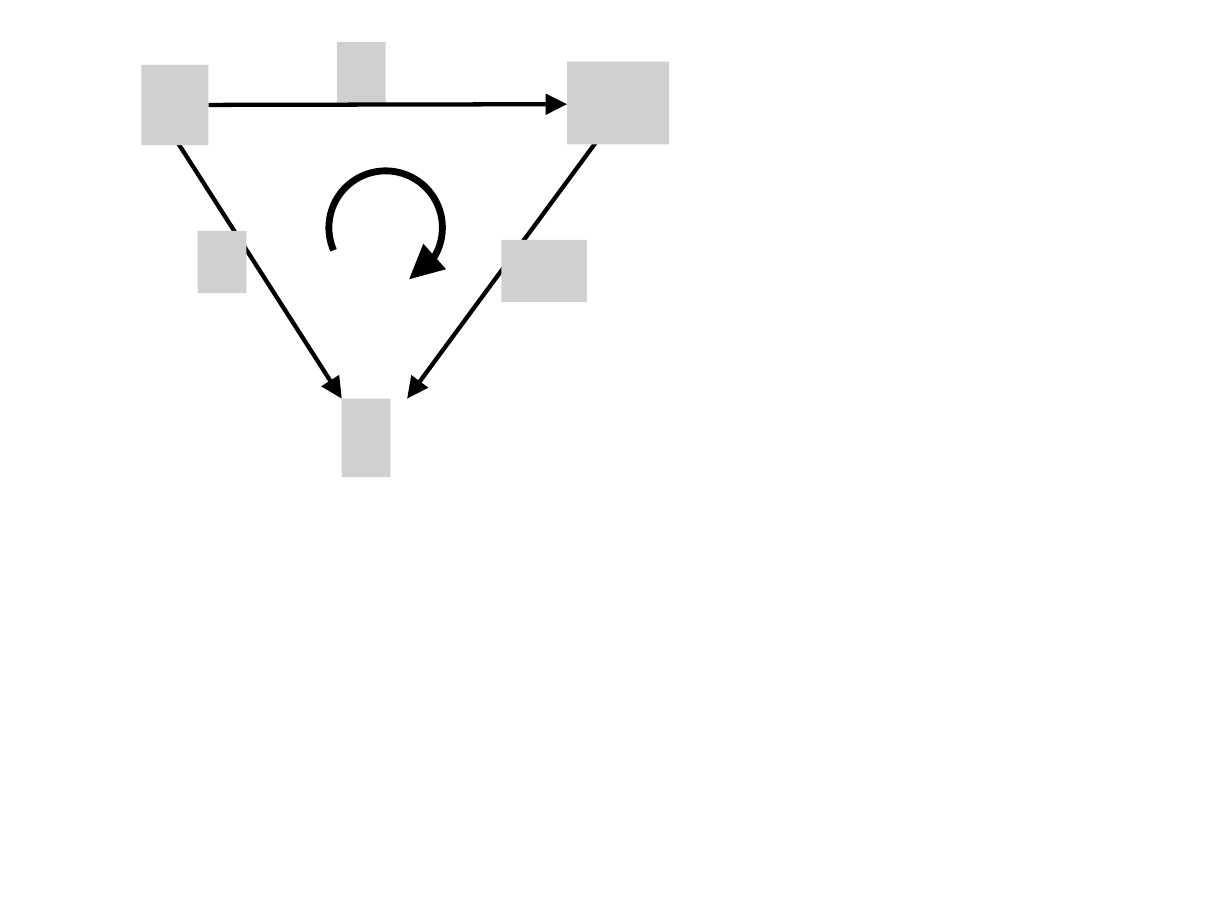
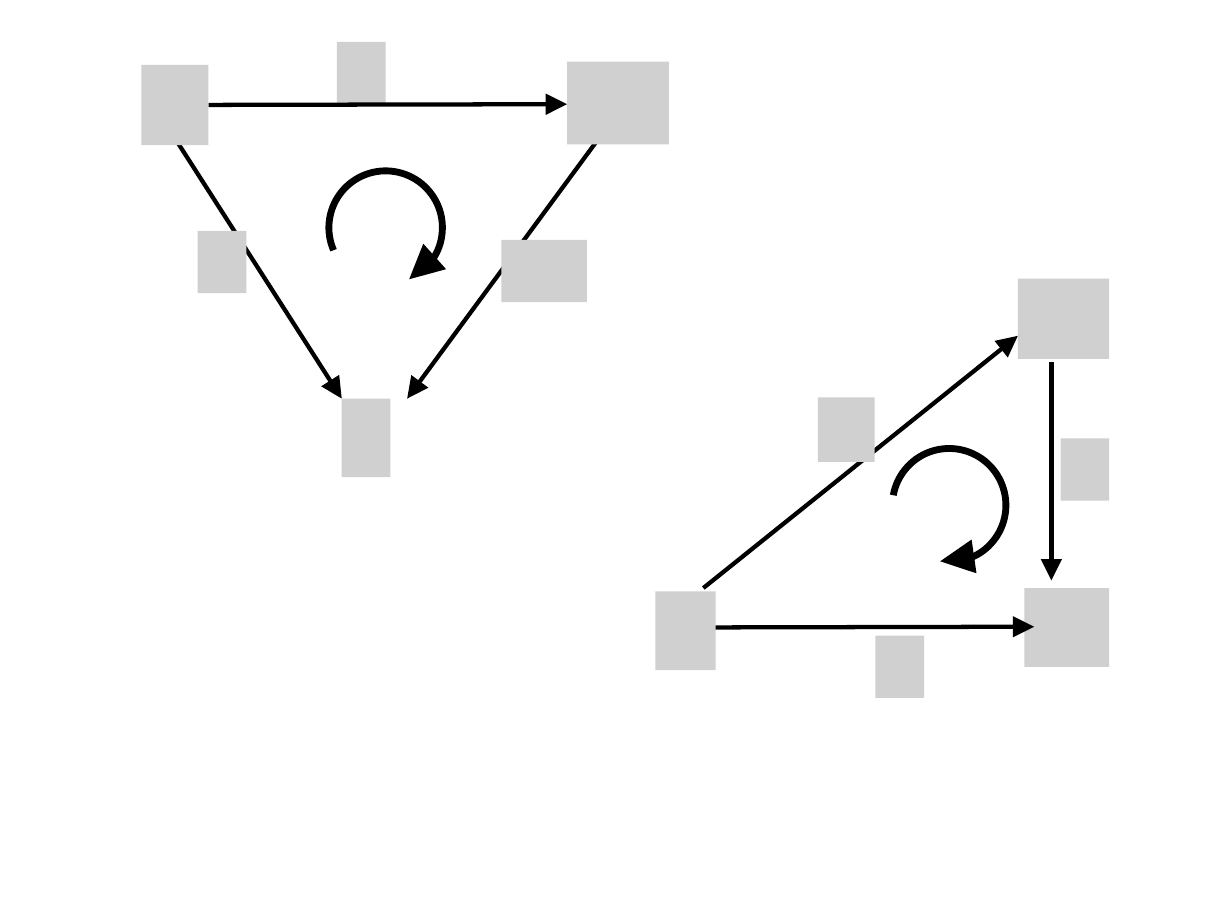
Before and after one commit to lutteropp/GeoTopo, a slide deck: slide 97 of images/Bilder.pptx. Drawn at 1232x924 pixels with LibreOffice and Linux fonts; fonts in the diff are those of the drawing; grey boxes stand for pictures. Boxes give left, top, right and bottom in pixels: in the first picture for what was removed or moved away, otherwise in the second. Text is boxed around its words. In the diff, an @@ line names an element or a change of style, - is before the commit and + after.

```diff
--- a/images/Bilder.pptx
+++ b/images/Bilder.pptx
@@ picture added at <box>1018,278,1109,359</box> @@
@@ arrow added from (703, 588) to (1018, 336), #000000 2.5 pt @@
@@ arrow added from (1051, 362) to (1051, 580), #000000 2.5 pt @@
@@ picture added at <box>818,398,875,462</box> @@
@@ arc (boxed as its full ellipse) added at <box>884,440,1014,570</box>, outline #000000 4 pt @@
@@ picture added at <box>1061,439,1110,500</box> @@
@@ picture added at <box>655,591,716,670</box> @@
@@ picture added at <box>1024,588,1109,667</box> @@
@@ arrow added from (703, 627) to (1034, 627), #000000 2.5 pt @@
@@ picture added at <box>876,636,925,697</box> @@
```
Also in this commit, not shown: 1 other slide changed, 4 slides added, 1 slide removed, 15 other files.
